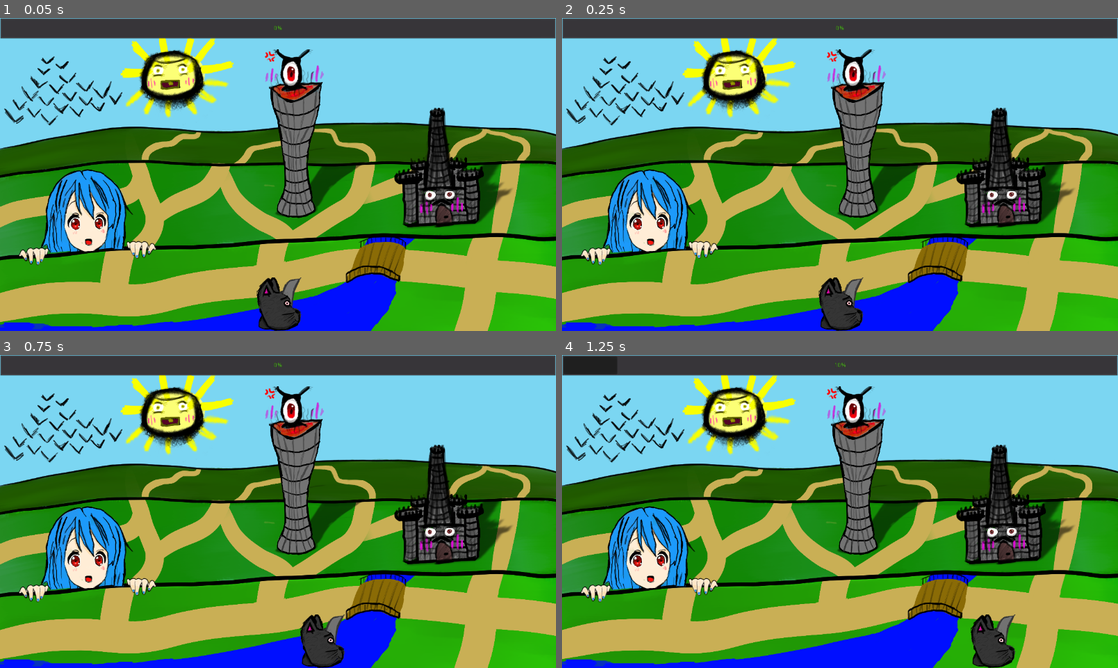
Above: before the commit, frames 1-4 (two rows, left to right).
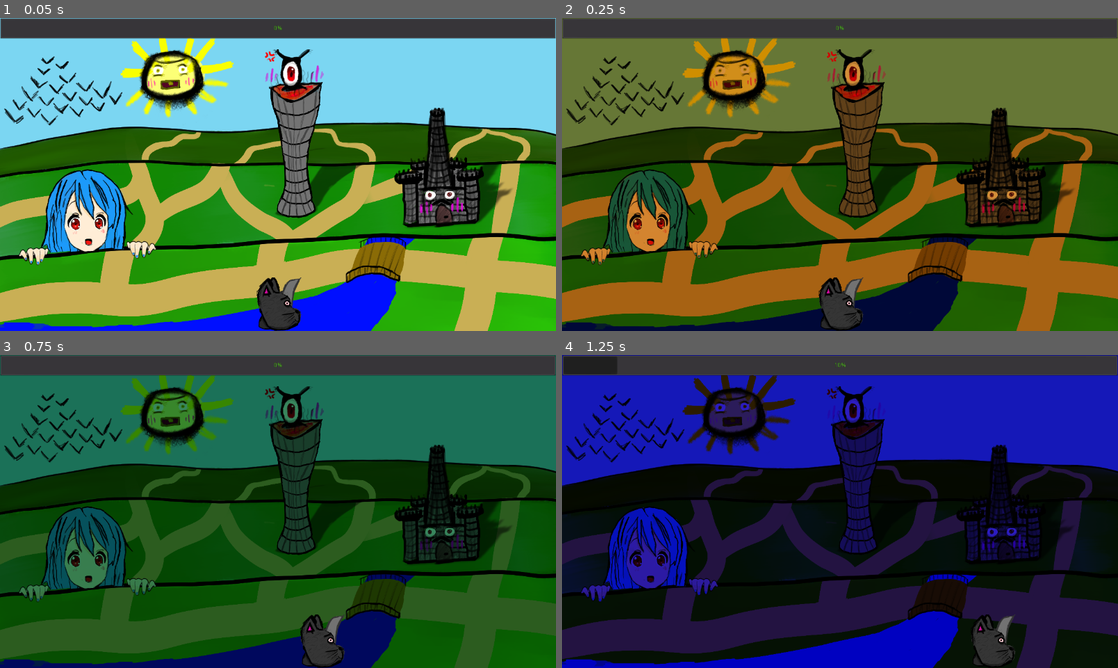
Above: after the commit, the same moments.

Repository: IceArrow256/kowai-neko
Game: Godot game, scene res://game.tscn
The game is run twice, just before and just after one commit, with the same random seed, the same clock (stepped at 60 frames per second) and the same inputs.
Inputs:
- Up to frame 1 (0.05 s): no input
- Up to frame 2 (0.25 s): no input
- Up to frame 3 (0.75 s): hold Right (ui_right) from 0.53 s (still down)
- Up to frame 4 (1.25 s): keep holding Right (ui_right)

Frame 1 is identical in both runs. In frame 2, 87% of the frame differs, in the area x 0-100%, y 0-100%; in frame 3, 87%; in frame 4, 88%.

Commit message:
add background color change

Diff:
--- a/game.gd
+++ b/game.gd
@@ -29,3 +29,9 @@
 	get_tree().reload_current_scene()
 	PlayerStats.score = 0
 	get_tree().paused = false
+
+
+func _on_Timer_timeout():
+	rng.randomize()
+	print("Fuck")
+	$Sprite.modulate = Color(rng.randf_range(0, 1), rng.randf_range(0, 1) ,rng.randf_range(0, 1), 1)
--- a/game.tscn
+++ b/game.tscn
@@ -17,6 +17,10 @@
 [node name="Game" type="Node2D"]
 pause_mode = 2
 script = ExtResource( 4 )
+
+[node name="Timer" type="Timer" parent="."]
+wait_time = 0.125
+autostart = true
 
 [node name="Sprite" type="Sprite" parent="."]
 texture = ExtResource( 7 )
@@ -60,6 +64,7 @@
 autostart = true
 
 [node name="GUI" parent="." instance=ExtResource( 5 )]
+[connection signal="timeout" from="Timer" to="." method="_on_Timer_timeout"]
 [connection signal="area_entered" from="Player/Area2D" to="Player" method="_on_Area2D_area_entered"]
 [connection signal="timeout" from="FlowerSpawner/Timer" to="FlowerSpawner" method="_on_Timer_timeout"]
 [connection signal="exit_button_pressed" from="GUI" to="." method="_on_CanvasLayer_exit_button_pressed"]
